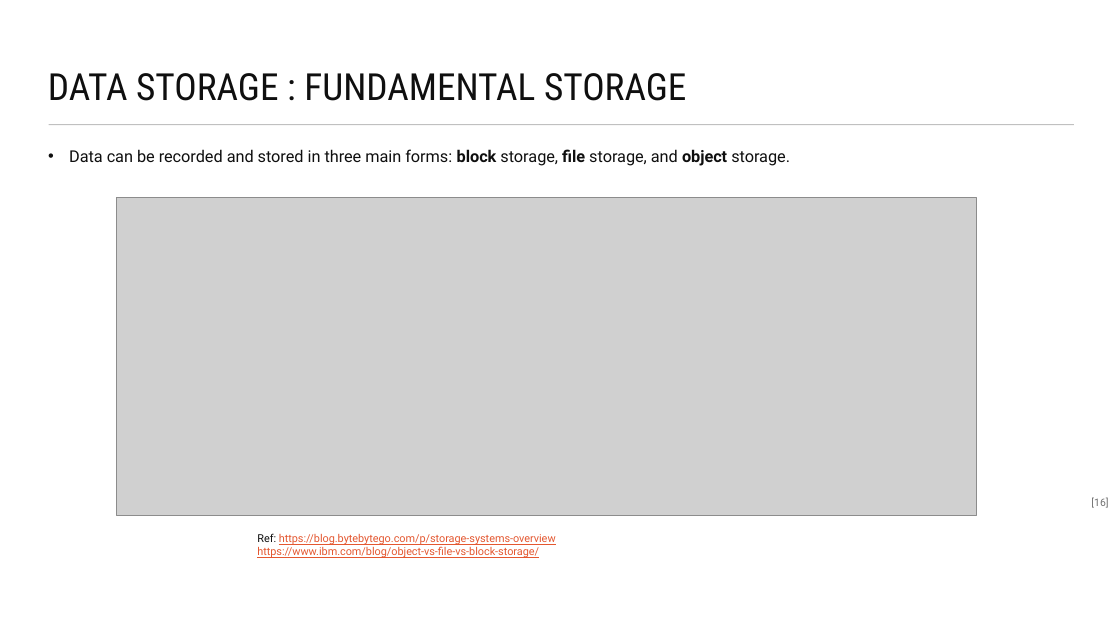
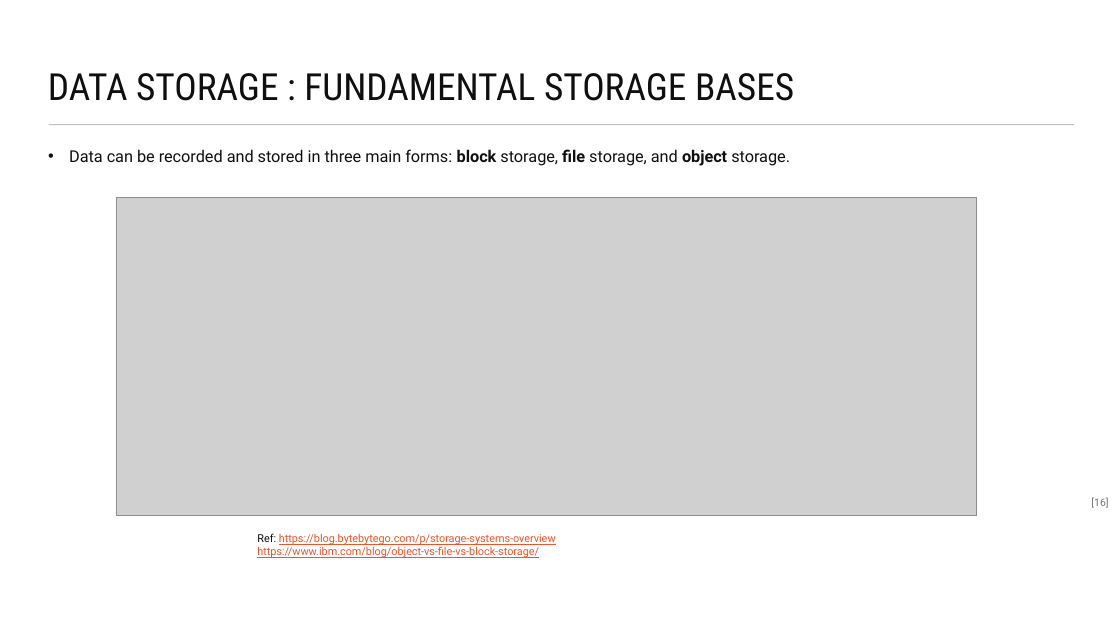
Before and after one commit to maelstromdat/MediTechBigData, a slide deck: slide 16 of 6. Big Data Architecture.pptx. Drawn at 1120x630 pixels with LibreOffice and Linux fonts; fonts in the diff are those of the drawing; grey boxes stand for pictures. Boxes give left, top, right and bottom in pixels: in the first picture for what was removed or moved away, otherwise in the second. Text is boxed around its words. In the diff, an @@ line names an element or a change of style, - is before the commit and + after.

```diff
--- a/6. Big Data Architecture.pptx
+++ b/6. Big Data Architecture.pptx
@@ title at box(48, 73, 794, 101): text changed @@
-DATA STORAGE : FUNDAMENTAL STORAGE
+DATA STORAGE : FUNDAMENTAL STORAGE BASES
```
